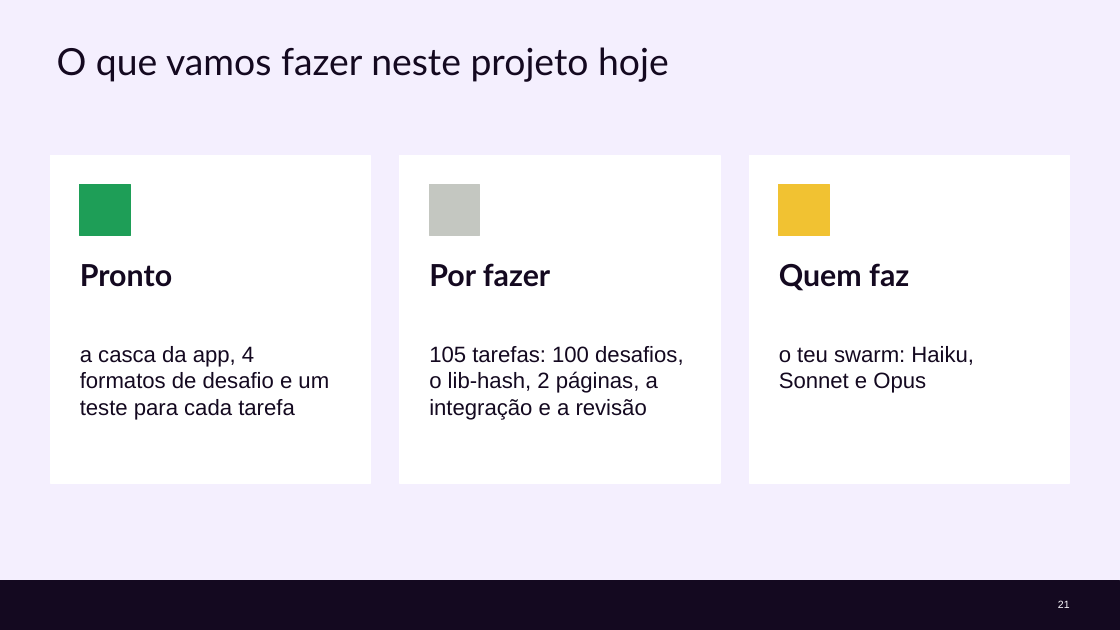
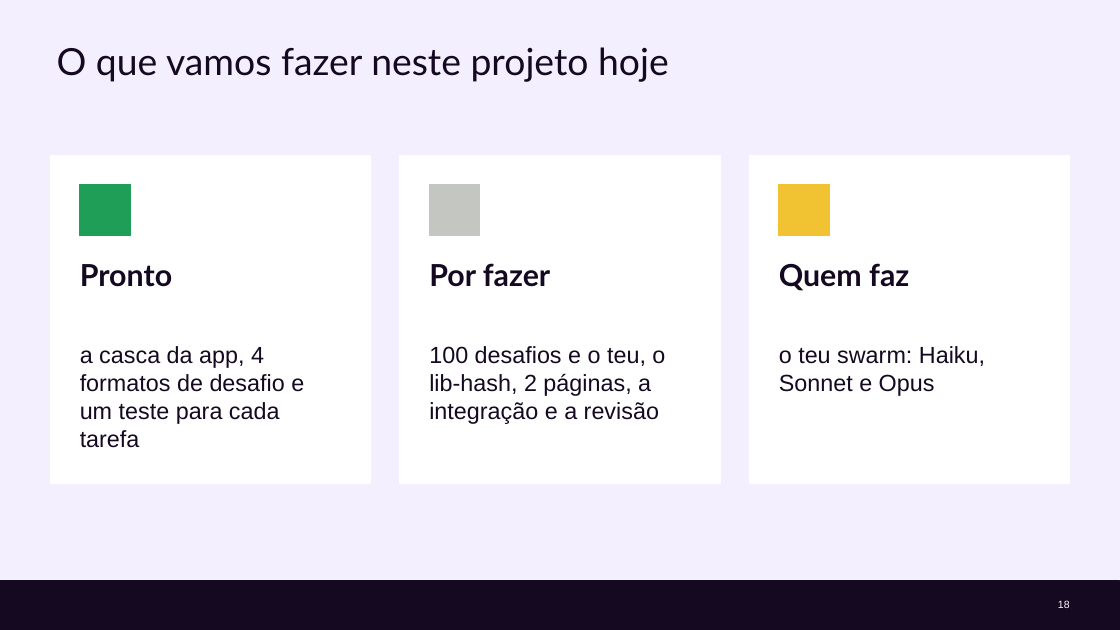
Before and after one commit to cx-guilherme-pinto/workshop-claude, a slide deck: slide 18 of slides/workshop.pptx (slide 21 before the commit). Drawn at 1120x630 pixels with LibreOffice and Linux fonts; fonts in the diff are those of the drawing; background and template pictures are left out. Boxes give left, top, right and bottom in pixels: in the first picture for what was removed or moved away, otherwise in the second. Text is boxed around its words. In the diff, an @@ line names an element or a change of style, - is before the commit and + after.

```diff
--- a/slides/workshop.pptx
+++ b/slides/workshop.pptx
@@ text "a casca da app, 4 ..." at (80, 346, 304, 448): size 19 to 20 pt @@
@@ text at (429, 346, 665, 424): text changed; size 19 to 20 pt @@
-105 tarefas: 100 desafios, o lib-hash, 2 páginas, a integração e a revisão
+100 desafios e o teu, o lib-hash, 2 páginas, a integração e a revisão
@@ text "o teu swarm: Haiku, Sonnet ..." at (779, 346, 985, 396): size 19 to 20 pt @@
@@ page number at (1058, 600, 1070, 608): text changed @@
-21
+18
```
Also in this commit, not shown: 29 other slides changed, 4 slides added, 7 slides removed, 11 other files.
